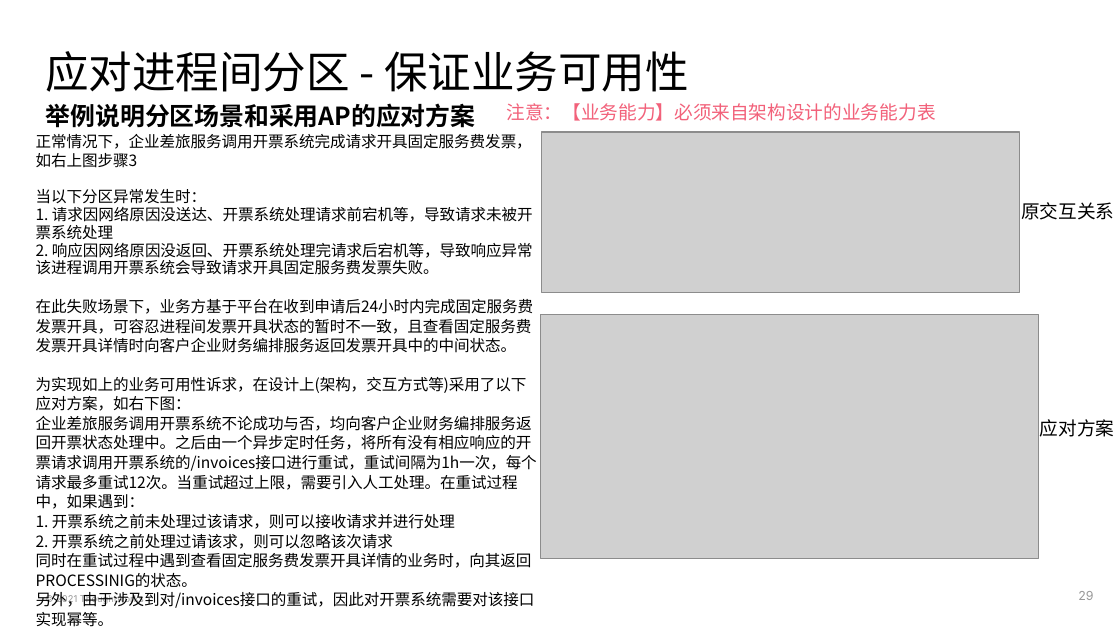
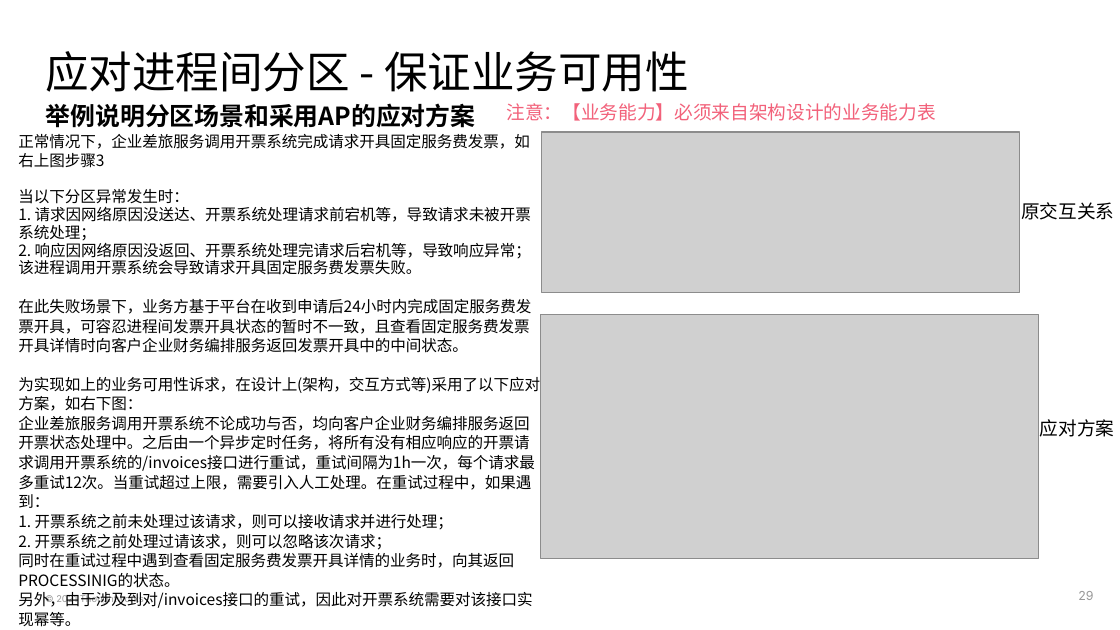
Before and after one commit to deesyx/heima, a slide deck: slide 29 of doc/PS4 黑马考核-项目On-boarding模板-胡炫光.pptx. Drawn at 1120x630 pixels with LibreOffice and Linux fonts; fonts in the diff are those of the drawing; grey boxes stand for pictures. Boxes give left, top, right and bottom in pixels: in the first picture for what was removed or moved away, otherwise in the second. Text is boxed around its words. In the diff, an @@ line names an element or a change of style, - is before the commit and + after.

```diff
--- a/doc/PS4 黑马考核-项目On-boarding模板-胡炫光.pptx
+++ b/doc/PS4 黑马考核-项目On-boarding模板-胡炫光.pptx
@@ text "正常情况下，企业差旅服务调用开票系统完成请求开具固定服务费发票，如右上图步骤3": place and size @@
-text "正常情况下，企业差旅服务调用开票系统完成请求开具固定服务费发票，如右上图步骤3" at [36,134,537,627]
+text "正常情况下，企业差旅服务调用开票系统完成请求开具固定服务费发票，如右上图步骤3" at [18,134,540,627]
@@ text at [18,189,531,275]: text changed @@
-当以下分区异常发生时：
-1. 请求因网络原因没送达、开票系统处理请求前宕机等，导致请求未被开票系统处理
-2. 响应因网络原因没返回、开票系统处理完请求后宕机等，导致响应异常
-该进程调用开票系统会导致请求开具固定服务费发票失败。
+当以下分区异常发生时：
+1. 请求因网络原因没送达、开票系统处理请求前宕机等，导致请求未被开票系统处理；
+2. 响应因网络原因没返回、开票系统处理完请求后宕机等，导致响应异常；
+该进程调用开票系统会导致请求开具固定服务费发票失败。
@@ text at [18,377,540,627]: text changed @@
-为实现如上的业务可用性诉求，在设计上(架构，交互方式等)采用了以下应对方案，如右下图：
-企业差旅服务调用开票系统不论成功与否，均向客户企业财务编排服务返回开票状态处理中。之后由一个异步定时任务，将所有没有相应响应的开票请求调用开票系统的/invoices接口进行重试，重试间隔为1h一次，每个请求最多重试12次。当重试超过上限，需要引入人工处理。在重试过程中，如果遇到：
-1. 开票系统之前未处理过该请求，则可以接收请求并进行处理
-2. 开票系统之前处理过请该求，则可以忽略该次请求
-同时在重试过程中遇到查看固定服务费发票开具详情的业务时，向其返回PROCESSINIG的状态。
-另外，由于涉及到对/invoices接口的重试，因此对开票系统需要对该接口实现幂等。
+为实现如上的业务可用性诉求，在设计上(架构，交互方式等)采用了以下应对方案，如右下图：
+企业差旅服务调用开票系统不论成功与否，均向客户企业财务编排服务返回开票状态处理中。之后由一个异步定时任务，将所有没有相应响应的开票请求调用开票系统的/invoices接口进行重试，重试间隔为1h一次，每个请求最多重试12次。当重试超过上限，需要引入人工处理。在重试过程中，如果遇到：
+1. 开票系统之前未处理过该请求，则可以接收请求并进行处理；
+2. 开票系统之前处理过请该求，则可以忽略该次请求；
+同时在重试过程中遇到查看固定服务费发票开具详情的业务时，向其返回PROCESSINIG的状态。
+另外，由于涉及到对/invoices接口的重试，因此对开票系统需要对该接口实现幂等。
```
Also in this commit, not shown: 7 other slides changed, 2 slides added, 4 slides removed, 4 other files.
